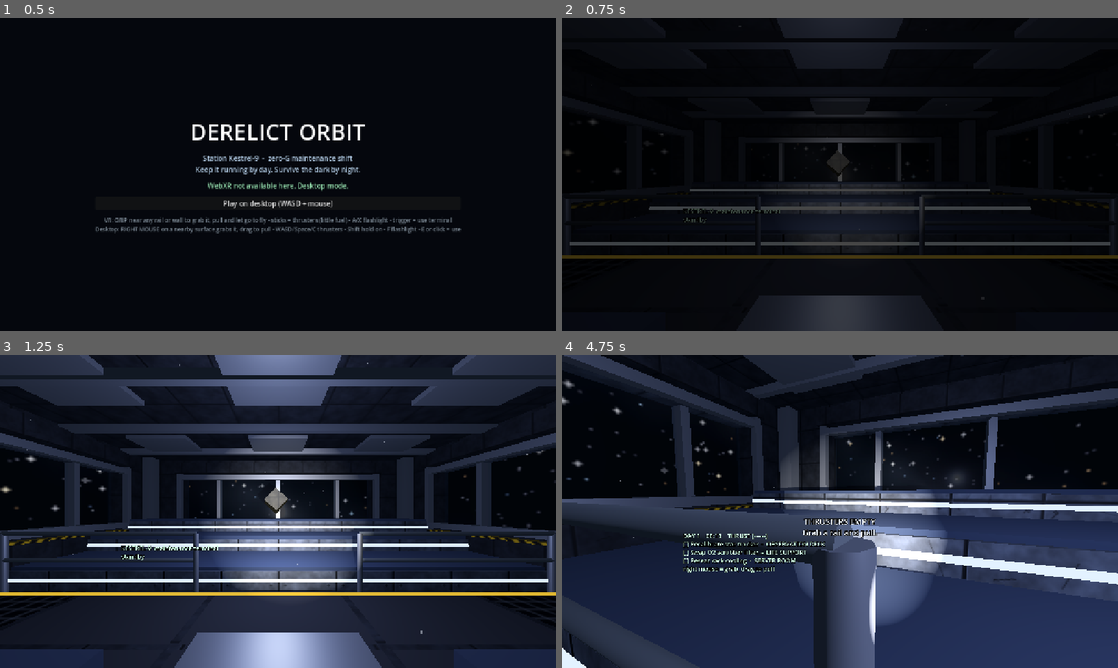
Above: before the commit, frames 1-4 (two rows, left to right).
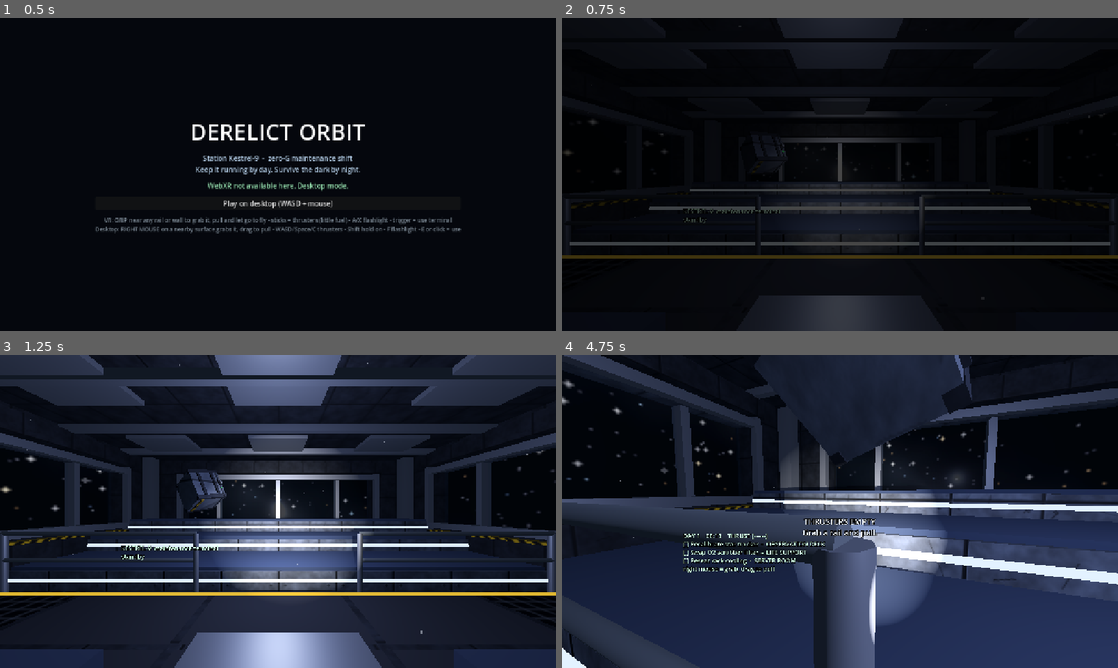
Above: after the commit, the same moments.

Repository: Mark1wan/derelict-orbit
Game: Godot game, scene res://scenes/main.tscn
The game is run twice, just before and just after one commit, with the same random seed, the same clock (stepped at 60 frames per second) and the same inputs.
Inputs (mouse positions are in pixels of both pictures, inside the frame that each line leads up to):
- Up to frame 1 (0.5 s): no input
- Up to frame 2 (0.75 s): click "Play on desktop (WASD + mouse)" at 0.5 s
- Up to frame 3 (1.25 s): no input
- Up to frame 4 (4.75 s): tap Enter at 1.25 s; move the mouse to (962, 495) at 1.27 s; hold D (d_right) 1.28-2.03 s; tap F (d_flash) at 1.35, 3.6 s; click (962, 495) at 1.42 s; move the mouse to (812, 511) at 2.02 s; hold W (d_forward) from 2.03 s (still down); tap E (d_interact) at 2.1 s; move the mouse to (851, 505) at 2.77 s; tap N at 2.85 s; move the mouse to (834, 517) at 3.52 s; click (834, 517) at 3.67 s; move the mouse to (878, 514) at 4.27 s; hold E (d_interact) from 4.28 s (still down)

Frame 1 is identical in both runs. In frame 2, 0.3% of the frame differs, in the area x 34-52%, y 38-51%; in frame 3, 0.8%; in frame 4, 5.1%, in the area x 32-74%, y 0-35%.

Commit message:
Add eleven loose props and the glTF toolchain that builds them
The kit shipped as .glb only - the generator scripts KIT_README.md refers to
(kitlib.py, build_all.py, validate_glb.py) were never in the repo, so the assets
could not be regenerated or extended. This adds a self-contained replacement and
uses it for the first new assets.

tools/kitlib.py: glTF 2.0 .glb writer plus primitives (box, cylinder, tube,
sphere, torus, frame) over a transform stack, with the kit's stable flat material
names so palette.gd's KIT_MAP remaps everything without extra wiring. Pure
standard library - no numpy, no Blender.

tools/build_props.py: one function per prop, writing kit/props/*.glb. Eleven
props, ~5,400 triangles total: cargo crate, transport case, gas canister, tool
chest, EVA helmet, extinguisher, data pad, cable coil, life-support pack,
stowage bag, torn hull panel. Unlike kit modules (floor at y = 0) each prop is
centred on its own origin, which is what it tumbles about in zero-G.

tools/validate_glb.py: re-parses every .glb under kit/ independently of the
generator - container, accessor and buffer ranges, index ranges, unit normals,
degenerate triangles, and material names palette.gd actually knows. It caught a
sphere-pole degeneracy that is fixed here; all 28 files now pass.

tools/render_props.py: z-buffered software rasteriser producing a preview contact
sheet, since the sandbox has neither Blender nor OpenGL.

scripts/props.gd + station.gd: loose props were untextured BoxMesh cubes. They
now draw from kit/props via Kit's existing cache and the palette's materials.
Prop placement also runs off the layout's seeded RNG rather than the global
generator, so a given seed dresses the deck the same way every time.

Co-Authored-By: Claude Opus 5 <noreply@anthropic.com>
Claude-Session: https://claude.ai/code/session_01Pojr7SvkKikmr1mmJcWTtt

Diff:
--- /dev/null
+++ b/scripts/props.gd
@@ -0,0 +1,34 @@
+class_name StationProps
+extends RefCounted
+## Loose set dressing: the things drifting loose in the corridors and rooms (res://kit/props).
+##
+## These are the same glTF pipeline as the corridor kit, so Kit's loader and cache handle them
+## unchanged - a prop is just a piece whose name is "props/<name>". The difference is the
+## origin: kit modules sit with their floor at y = 0, but a prop is centred on its own origin
+## because in zero-G that origin is what it tumbles about.
+##
+## Props are NOT merged into the hull batches - each one is its own MeshInstance3D so it can
+## spin and be shoved (see Station.shove_props). That costs one draw call per material per
+## prop, which is why a deck places about a dozen of them, not a hundred.
+
+## Corridor clutter: bigger, cargo-ish, the stuff that breaks loose from a stack.
+const CORRIDOR := [
+	"prop_crate", "prop_crate_long", "prop_canister",
+	"prop_stowage_bag", "prop_cable_coil", "prop_debris_panel",
+]
+## Things the crew left in a room and never came back for.
+const ROOM := [
+	"prop_toolbox", "prop_datapad", "prop_helmet",
+	"prop_extinguisher", "prop_oxygen_pack", "prop_crate",
+]
+
+## Build one prop, with the kit's flat glTF materials swapped for the station's real ones.
+static func make(name: String, pal: Palette) -> MeshInstance3D:
+	var piece := "props/" + name
+	var mi := MeshInstance3D.new()
+	mi.mesh = Kit.mesh(piece)
+	mi.name = name
+	var names := Kit.material_names(piece)
+	for s in names.size():
+		mi.set_surface_override_material(s, pal.get_mat(Palette.KIT_MAP.get(names[s], "metal")))
+	return mi
--- a/scripts/station.gd
+++ b/scripts/station.gd
@@ -170,11 +170,10 @@
 	for i in n:
 		var c: Vector2i = cells[rng.randi() % cells.size()]
 		var p := StationLayout.world(c, 1.5) + Vector3(rng.randf_range(-0.8, 0.8), rng.randf_range(-0.6, 0.6), rng.randf_range(-0.8, 0.8))
-		var s := rng.randf_range(0.35, 0.65)
-		_prop_box(p, Vector3(s, s, s * rng.randf_range(0.8, 1.6)), pal.get_mat("crate"))
+		_prop(StationProps.CORRIDOR[rng.randi() % StationProps.CORRIDOR.size()], p, rng)
 	for r: Dictionary in layout.rooms:
 		var p := StationLayout.world(r["center"], 2.0) + Vector3(rng.randf_range(-2, 2), rng.randf_range(-0.5, 0.8), rng.randf_range(-2, 2))
-		_prop_box(p, Vector3(0.3, 0.3, 0.3), pal.get_mat("crate"))
+		_prop(StationProps.ROOM[rng.randi() % StationProps.ROOM.size()], p, rng)
 
 ## Wake room = farthest room from the power plant (the night walk). Stalker starts in the
 ## room farthest from where you wake, never the one you wake in.
@@ -321,13 +320,15 @@
 	l.look_at(pos - facing, Vector3.UP)
 	return l
 
-func _prop_box(pos: Vector3, size: Vector3, mat: Material) -> void:
-	var m := BoxMesh.new()
-	m.size = size
-	var mi := _mesh(m, pos, mat)
-	mi.rotation = Vector3(randf() * TAU, randf() * TAU, randf() * TAU)
+## One loose prop, already tumbling. Driven off `rng` rather than the global generator so a
+## given seed always dresses the deck the same way.
+func _prop(name: String, pos: Vector3, rng: RandomNumberGenerator) -> void:
+	var mi := StationProps.make(name, pal)
+	root.add_child(mi)
+	mi.position = pos
+	mi.rotation = Vector3(rng.randf() * TAU, rng.randf() * TAU, rng.randf() * TAU)
 	props.append(mi)
-	prop_spin.append(Vector3(randf_range(-0.2, 0.2), randf_range(-0.2, 0.2), randf_range(-0.2, 0.2)))
+	prop_spin.append(Vector3(rng.randf_range(-0.2, 0.2), rng.randf_range(-0.2, 0.2), rng.randf_range(-0.2, 0.2)))
 	prop_vel.append(Vector3.ZERO)
 
 func _panel(id: String, title: String, room: String, pos: Vector3, facing: Vector3, power := false) -> void:
Binary file added: kit/props/prop_cable_coil.glb
Binary file added: kit/props/prop_canister.glb
Binary file added: kit/props/prop_crate.glb
Binary file added: kit/props/prop_crate_long.glb
Binary file added: kit/props/prop_datapad.glb
Binary file added: kit/props/prop_debris_panel.glb
Binary file added: kit/props/prop_extinguisher.glb
Binary file added: kit/props/prop_helmet.glb
Binary file added: kit/props/prop_oxygen_pack.glb
Binary file added: kit/props/prop_stowage_bag.glb
Binary file added: kit/props/prop_toolbox.glb
Not shown, changed: .gitignore
(and 6 more such lines)
